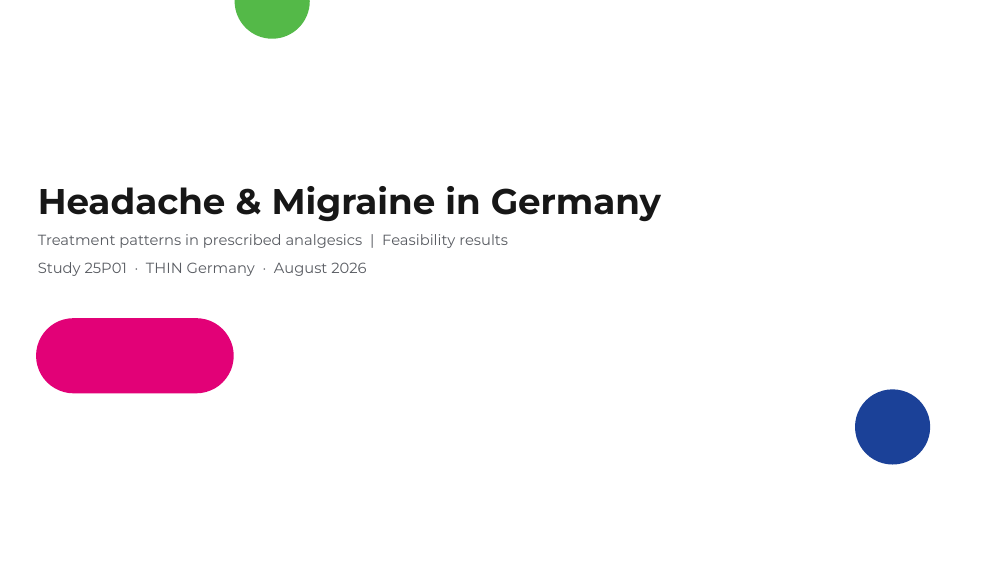
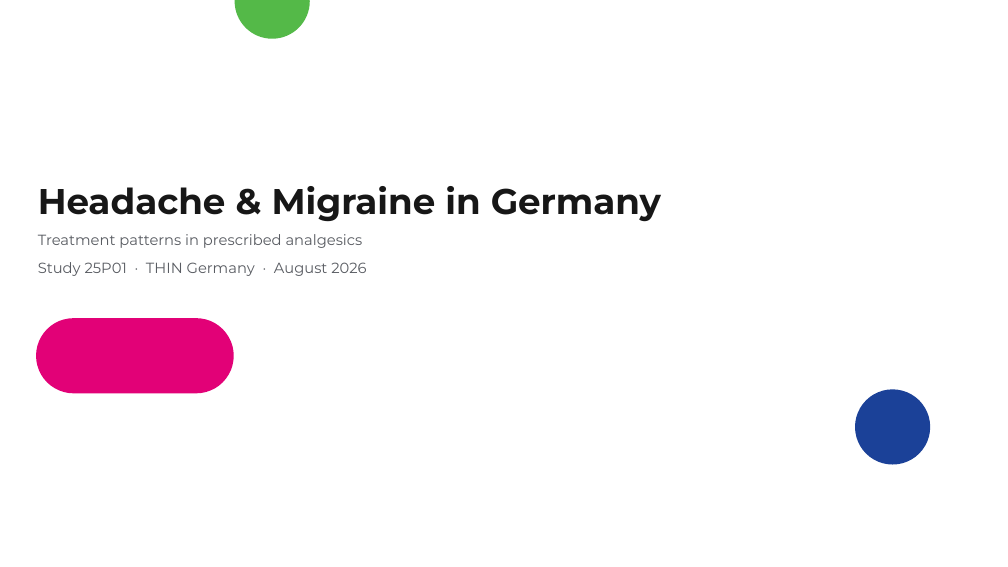
Before and after one commit to rj-irvine/de-migraine, a slide deck: slide 1 of documents/DE_Migraine_Treatment_Patterns_Summary.pptx. Drawn at 1008x567 pixels with LibreOffice and Linux fonts; fonts in the diff are those of the drawing; background and template pictures are left out. Boxes give left, top, right and bottom in pixels: in the first picture for what was removed or moved away, otherwise in the second. Text is boxed around its words. In the diff, an @@ line names an element or a change of style, - is before the commit and + after.

```diff
--- a/documents/DE_Migraine_Treatment_Patterns_Summary.pptx
+++ b/documents/DE_Migraine_Treatment_Patterns_Summary.pptx
@@ subtitle at [38, 234, 363, 248]: text changed @@
-Treatment patterns in prescribed analgesics | Feasibility results
+Treatment patterns in prescribed analgesics
```
Also in this commit, not shown: 7 other slides changed, 3 slides added, 1 slide removed, 2 other files.
